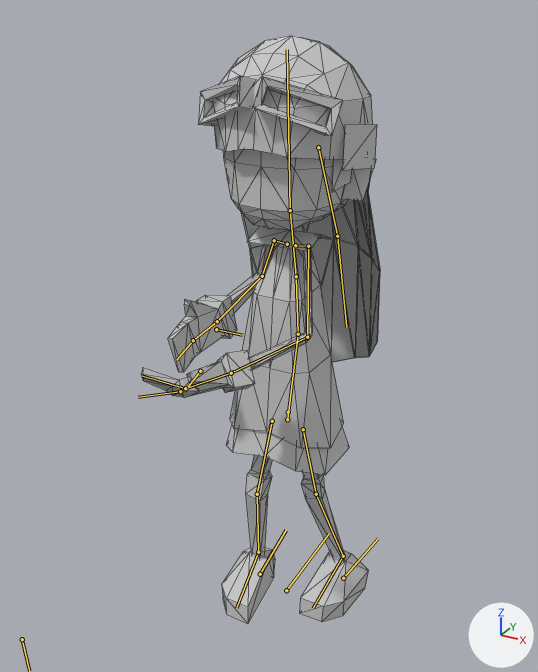
The Blender file Assets/user/nantas/mesh/PlayerGirl.blend as it was, and as the next commit left it.
Before and after are seen from a camera (50 mm lens) standing at (2.61, -5.11, 5.26) and looking at (-0.14, -0.1, 2.75). Arrows for +X, +Y and +Z are at lower right; the lights stay in place. Both versions are drawn at the pose saved in each file; the numbers are the values there. The bones that bend it are drawn over the model as lines. Mesh edges are drawn as thin lines.

Objects in the first picture: 'girl'.
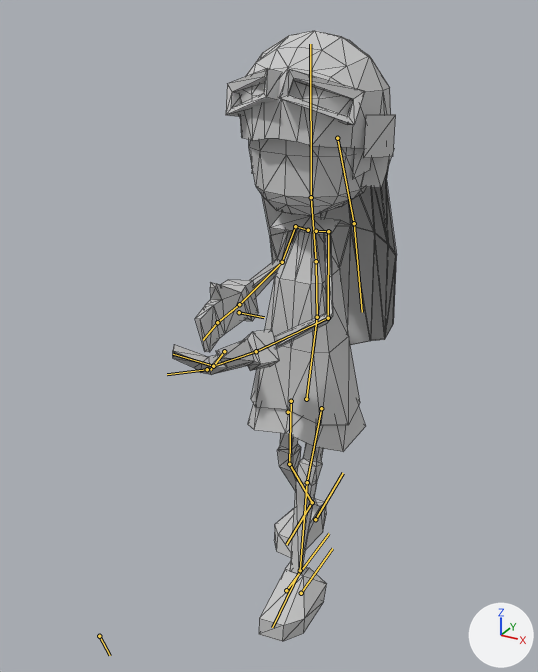
Changed parts and their boxes [x1, y1, x2, y2] in the pictures (538 x 672 px):
```json
{"object": "girl", "change": "posed", "before": [141, 35, 380, 624], "after": [173, 30, 397, 641], "on screen": "6% narrower"}
{"bone": "leg.control.L", "before": "(343, 578) to (378, 538)", "after": "(301, 593) to (332, 548)"}
{"bone": "leg.control.R", "before": "(260, 574) to (286, 530)", "after": "(315, 519) to (343, 473)"}
{"bone": "foot.R", "before": "(258, 552) to (236, 608)", "after": "(312, 502) to (286, 544)"}
{"bone": "pelvis", "before": "(287, 419) to (298, 334)", "after": "(306, 399) to (317, 317)"}
```

The change, as JSON lines over the scene's bpy script:
```json
{"block": "bone_leg_control_l", "where": "bone_leg_control_l = bpy.data.objects['Armature'].pose.bones['leg.control.L']  # child of 'lowerHelper'"}
{"op": "set", "path": "bone_leg_control_l.location", "old": "(-0.28, 0.37, 0.0)", "new": "(0.0, -0.02, 0.0)"}
{"op": "set", "path": "bone_leg_control_l.rotation_quaternion", "old": "(0.999, 0.0, 0.0, 0.054)", "new": "(1.0, 0.0, 0.0, 0.0)", "note": "degrees (0, 0, 6) -> degrees (0, 0, 0)"}
{"block": "bone_knee_l", "where": "bone_knee_l = bpy.data.objects['Armature'].pose.bones['knee.L']  # child of 'leg.control.L'"}
{"op": "set", "path": "bone_knee_l.location", "old": "(0.82, 0.18, 0.03)", "new": "(0.31, 0.0, 0.0)"}
{"block": "bone_leg_control_r", "where": "bone_leg_control_r = bpy.data.objects['Armature'].pose.bones['leg.control.R']  # child of 'lowerHelper'"}
{"op": "set", "path": "bone_leg_control_r.location", "old": "(0.17, 0.02, 0.0)", "new": "(0.0, 0.94, -0.12)"}
{"op": "set", "path": "bone_leg_control_r.rotation_quaternion", "old": "(0.998, 0.0, 0.0, -0.062)", "new": "(0.993, -0.116, 0.0, 0.0)", "note": "degrees (0, 0, -7) -> degrees (-13, 0, 0)"}
{"block": "bone_foot_r", "where": "bone_foot_r = bpy.data.objects['Armature'].pose.bones['foot.R']  # child of 'leg.control.R'"}
{"op": "set", "path": "bone_foot_r.rotation_quaternion", "old": "(1.0, 0.0, 0.0, 0.0)", "new": "(0.98, -0.2, 0.0, 0.0)", "note": "degrees (0, 0, 0) -> degrees (-23, 0, 0)"}
{"block": "bone_pelvis", "where": "bone_pelvis = bpy.data.objects['Armature'].pose.bones['pelvis']  # child of 'lowerHelper'"}
{"op": "set", "path": "bone_pelvis.location", "old": "(0.0, -0.07, 0.01)", "new": "(0.0, 0.04, 0.37)"}
```
